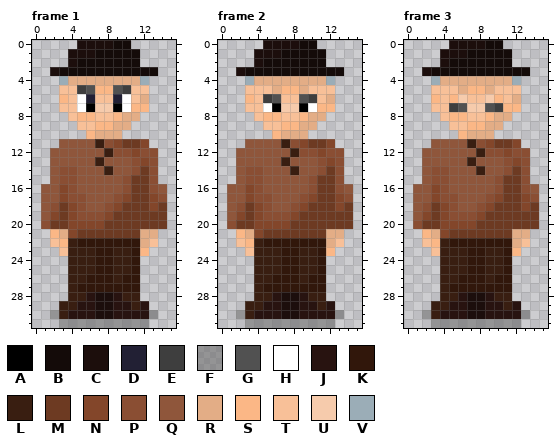
Pixel-art file: Arts/Arquivos/NPCs/Joao.aseprite. That is the earlier state.
16x32 pixels, 3 frames. Colours within 5 levels of each other are drawn and written as one. Shown: frame 1, frame 2, frame 3.
Palette (. is transparent): A #000000  B #140b09  C #1c0e0c  D #222034  E #3e3e3e  F #51515176  G #515151  H #ffffff  J #281310  K #31170b  L #391e11  M #6d3a22  N #83462a  P #8a4e33  Q #8f563b  R #e3ad86  S #fbb786  T #f8c098  U #f6cbac  V #9badb7
The same view after the edit:
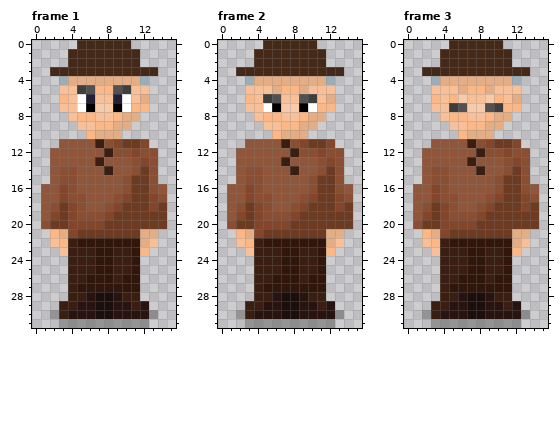
Change:
colour B: #140b09 -> #452918
Frame 1, layer "Corpo":
y 0: x 5..8 CCCC -> BBBB
y 1: x 4..6 CCC -> BBB
y 2: x 4 C -> B
y 3: x 2 C -> B
Frame 2, layer "Corpo": the same change as frame 1
Frame 3, layer "Corpo": the same change as frame 1
Boxes around the changes in both pictures, in picture pixels (x1, y1, x2, y2):
changed: (50, 40, 158, 76)
changed: (236, 40, 344, 76)
changed: (422, 40, 530, 76)
